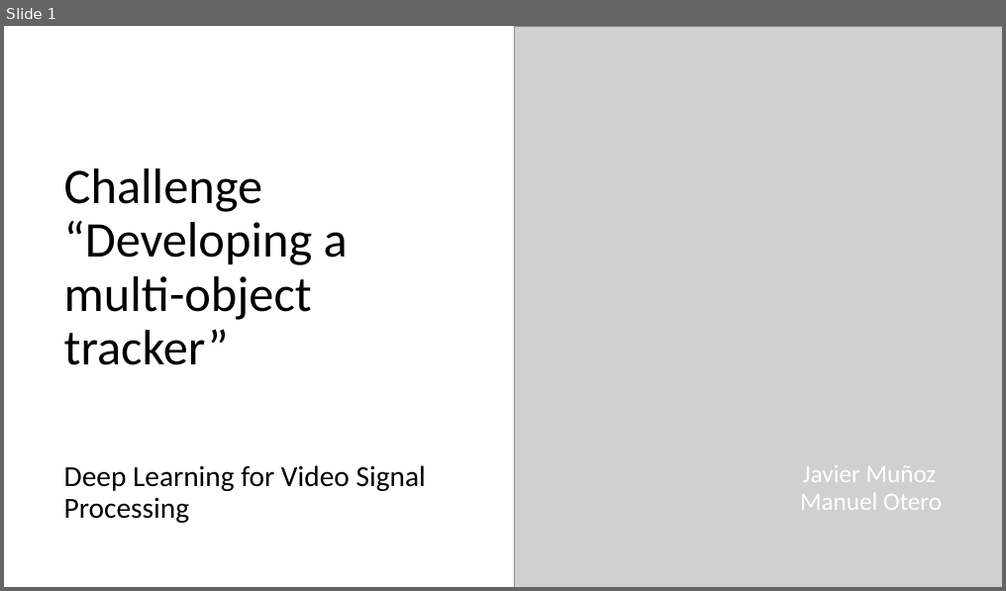
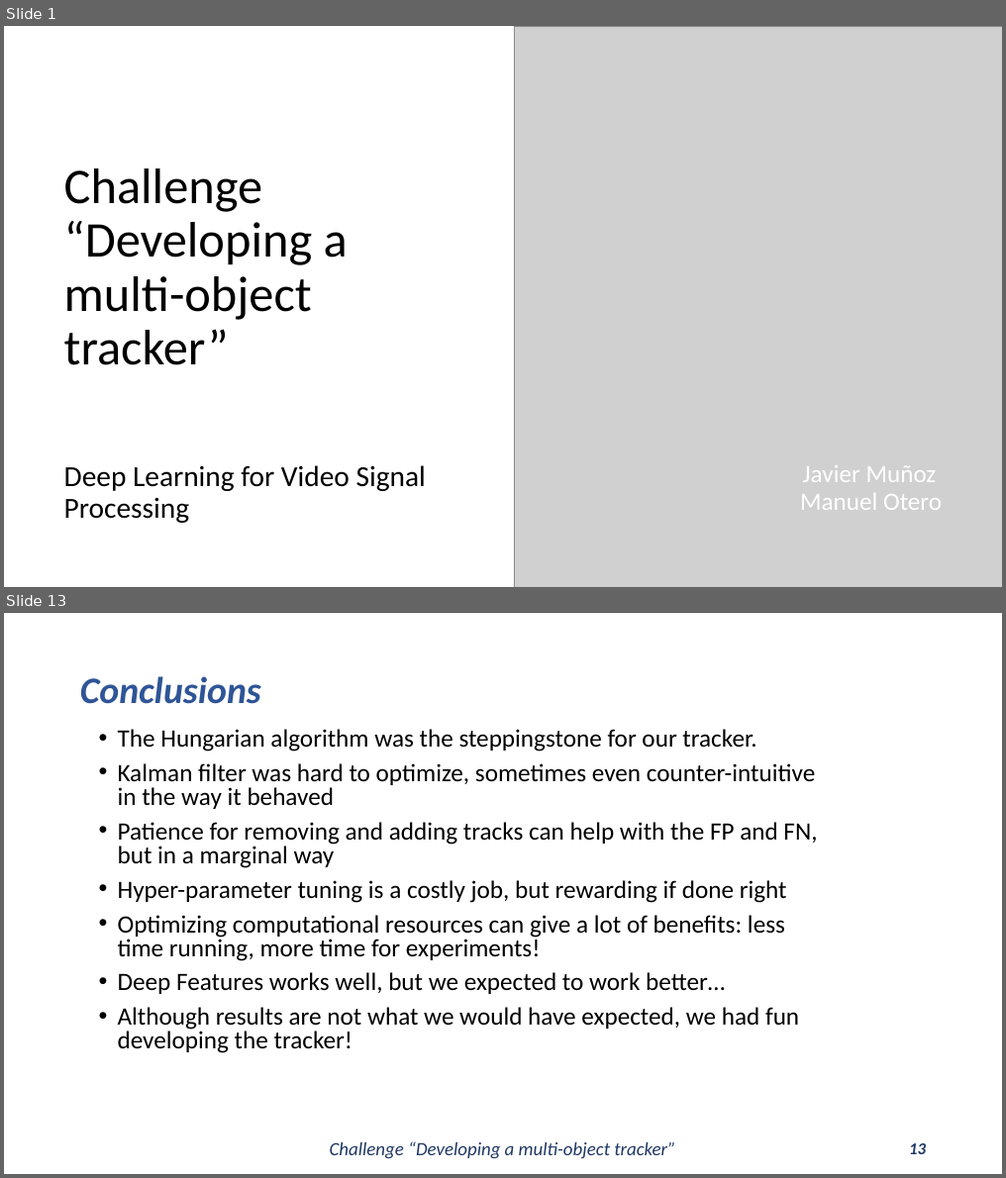
Before and after one commit to Javimh18/DL4VSP, a slide deck: dlvsp_challenge_material/challenge.pptx. Shown one above the other, each under a label of ours: slide 1 before the commit, slides 1 and 13 after it; the slides between them are not shown. The pictures are 1006x591 and 1006x1178 pixels, drawn with LibreOffice and Linux fonts; fonts in the diff are those of the drawing; grey boxes stand for pictures. Boxes give left, top, right and bottom in pixels: in the first picture for what was removed or moved away, otherwise in the second. Text is boxed around its words. In the diff, an @@ line names an element or a change of style, - is before the commit and + after.

```diff
--- a/dlvsp_challenge_material/challenge.pptx
+++ b/dlvsp_challenge_material/challenge.pptx
@@ slide 13 added at [4,613,1002,1174], background #FFFFFF @@
@@ title added at [80,676,261,704], 36 pt, text #2F5597, bold, italic @@
+Conclusions
@@ subtitle added at [118,729,817,1054], 24 pt, text #000000 @@
+• The Hungarian algorithm was the steppingstone for our tracker.
+• Kalman filter was hard to optimize, sometimes even counter-intuitive in the way it behaved
+• Patience for removing and adding tracks can help with the FP and FN, but in a marginal way
+• Hyper-parameter tuning is a costly job, but rewarding if done right
+• Optimizing computational resources can give a lot of benefits: less time running, more time for experiments!
+• Deep Features works well, but we expected to work better…
+• Although results are not what we would have expected, we had fun developing the tracker!
@@ text added at [330,1142,676,1159], 18 pt, text #203864, italic @@
+Challenge “Developing a multi-object tracker”
@@ page number added at [909,1144,926,1155], 16 pt, text #203864, bold, italic @@
+13
```
Also in this commit, not shown: 11 slides changed, 3 other slides added.
